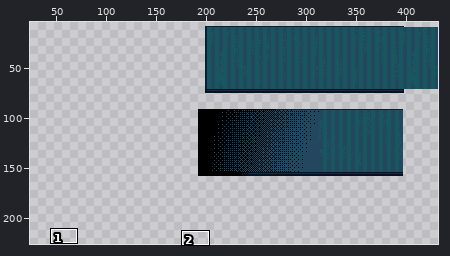
Edited in one commit: pixel-art file (! External Files/sasha hallway experiment.aseprite). The first picture is a wide view before the edit; the outline marks the close-up.
Close-up. As it was:
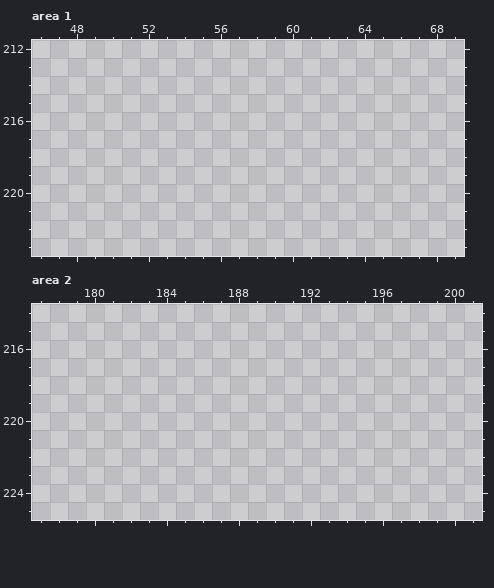
432x257 pixels, 1 frame. Colours within 5 levels of each other are drawn and written as one. Shown: area 1: x 46..69, y 212..223; area 2: x 177..201, y 214..225. The wide view leaves out empty margins. The commit also changed other parts of the picture, which this record leaves out.
And afterwards:
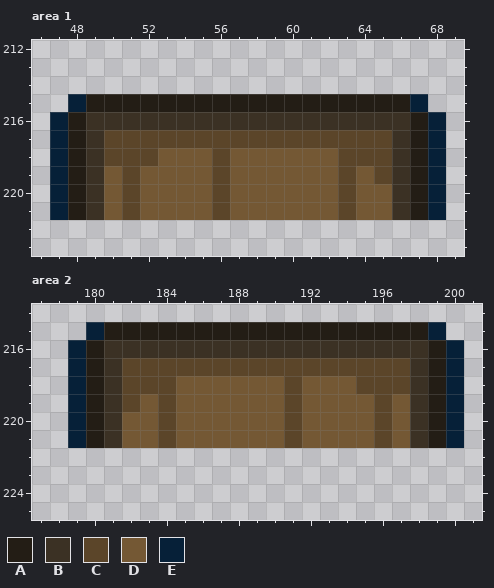
Palette (. is transparent): A #231d15  B #3b3124  C #5b4529  D #745834  E #062038
Change:
layer "Foreground/Items" now shown
Area 1, layer "Foreground/Items":
Colour A is added in row 215 at x 49 to 66; in rows 216 to 221 at x 48 and 67.
Colour B is added in row 216 at x 49 to 66; in rows 217 to 221 at x 49 and 66.
Colour C is added in row 217 at x 50 to 65; in row 218 at x 50 to 52, 56 and 63 to 65; in row 219 at x 51, 56, 63 and 65; in rows 220 to 221 at x 51, 56 and 63.
Colour D is added in row 218 at x 53 to 55 and 57 to 62; in row 219 at x 50, 52 to 55, 57 to 62 and 64; in rows 220 to 221 at x 50, 52 to 55, 57 to 62 and 64 to 65.
Colour E is added in row 215 at x 48 and 67; in rows 216 to 221 at x 47 and 68.
Area 2, layer "Foreground/Items":
Colour A is added in row 215 at x 181 to 198; in rows 216 to 221 at x 180 and 199.
Colour B is added in row 216 at x 181 to 198; in rows 217 to 221 at x 181 and 198.
Colour C is added in row 217 at x 182 to 197; in row 218 at x 182 to 184, 191 and 195 to 197; in row 219 at x 182, 184, 191 and 196; in rows 220 to 221 at x 184, 191 and 196.
Colour D is added in row 218 at x 185 to 190 and 192 to 194; in row 219 at x 183, 185 to 190, 192 to 195 and 197; in rows 220 to 221 at x 182 to 183, 185 to 190, 192 to 195 and 197.
Colour E is added in row 215 at x 180 and 199; in rows 216 to 221 at x 179 and 200.
